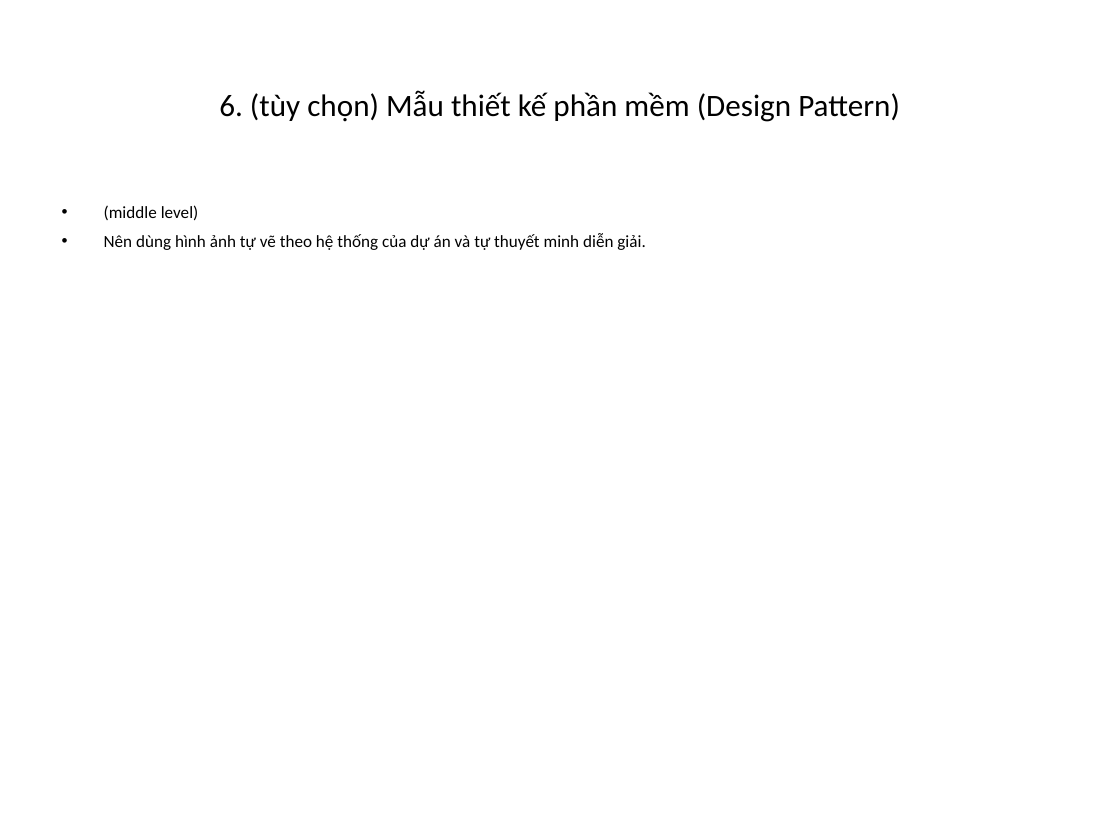
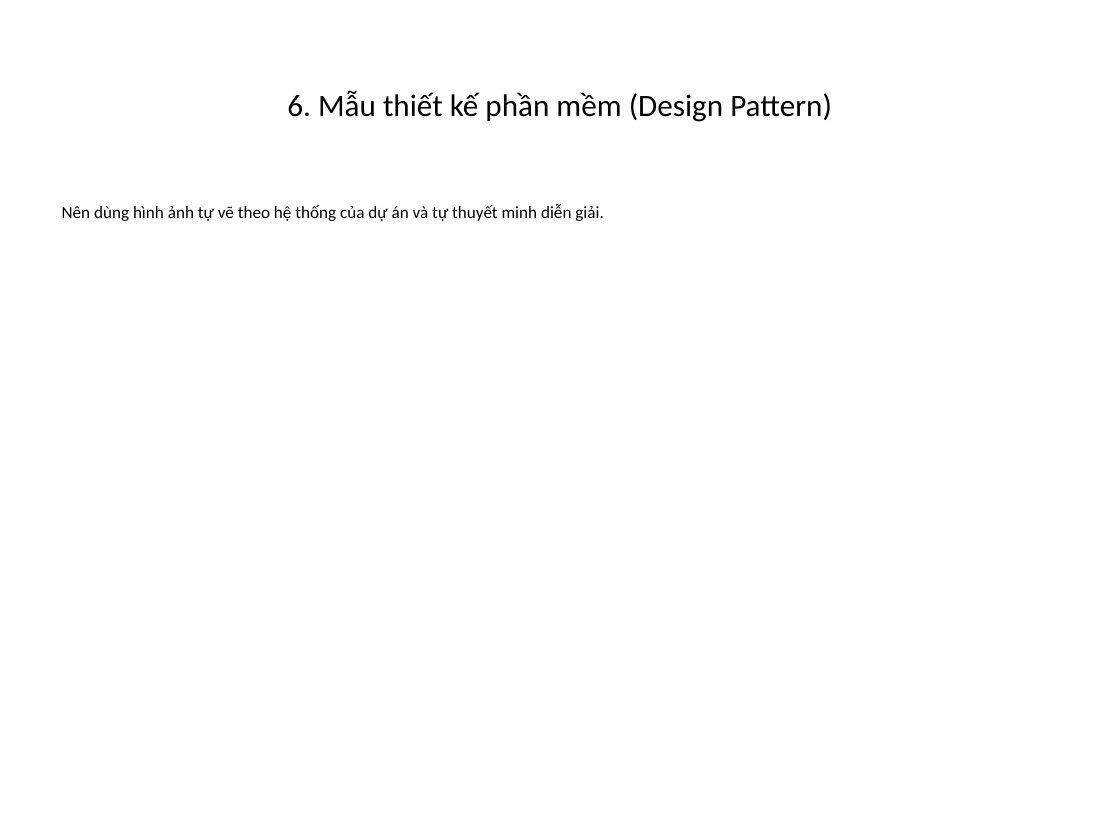
Before and after one commit to foxxiee04/Cab-Booking-System-Project, a slide deck: slide 19 of docs/Thesis-FoxGo-BaoCao.pptx (slide 18 before the commit). Drawn at 1120x840 pixels with LibreOffice and Linux fonts; fonts in the diff are those of the drawing. Boxes give left, top, right and bottom in pixels: in the first picture for what was removed or moved away, otherwise in the second. Text is boxed around its words. In the diff, an @@ line names an element or a change of style, - is before the commit and + after.

```diff
--- a/docs/Thesis-FoxGo-BaoCao.pptx
+++ b/docs/Thesis-FoxGo-BaoCao.pptx
@@ title at box(287, 90, 832, 122): text changed @@
-6. (tùy chọn) Mẫu thiết kế phần mềm (Design Pattern)
+6. Mẫu thiết kế phần mềm (Design Pattern)
@@ text "Nên dùng hình ảnh tự ..." at box(62, 204, 603, 221): bullet • to none @@
@@ text at box(104, 205, 199, 220): paragraph removed @@
-• (middle level)
```
Also in this commit, not shown: 13 other slides changed, 2 slides added, 2 slides removed, 7 other files.
